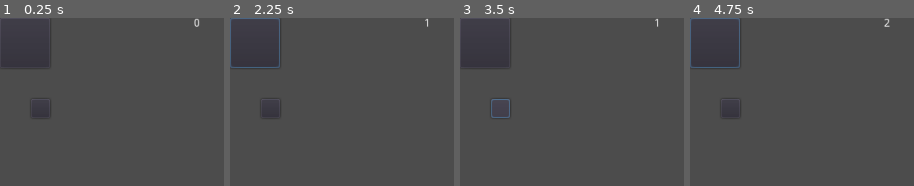
Above: before the commit, frames 1-4 (left to right).
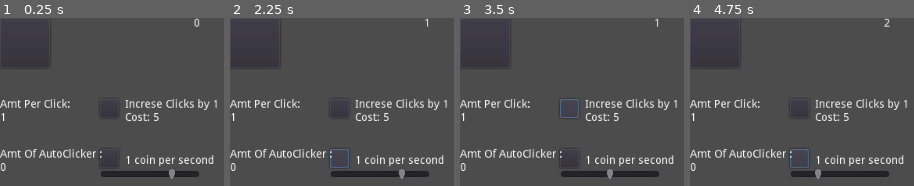
Above: after the commit, the same moments.

Repository: maxuible/clicker_game
Game: Godot game, scene res://main.tscn
The game is run twice, just before and just after one commit, with the same random seed, the same clock (stepped at 60 frames per second) and the same inputs.
Inputs (mouse positions are in pixels of both pictures, inside the frame that each line leads up to; where the layout moved, square brackets give the same spot in the first picture):
- Up to frame 1 (0.25 s): no input
- Up to frame 2 (2.25 s): click (339, 108) [270, 108] at 0.5 s; click (254, 43) at 1.25 s; click (339, 159) at 2.02 s
- Up to frame 3 (3.5 s): click (569, 108) [500, 108] at 2.75 s
- Up to frame 4 (4.75 s): click (714, 43) at 3.5 s; click (799, 159) at 4.27 s

The runs differ from the first frame. In frame 1, 5.9% of the frame differs, in the area x 0-97%, y 48-96%; in frame 2, 6.5%, in the area x 0-97%, y 0-96%; in frame 3, 6.1%; in frame 4, 6.5%.

Commit message:
added auto clicker 1

Diff:
--- a/addClickAddAmtNode.gd
+++ b/addClickAddAmtNode.gd
@@ -1,8 +1,6 @@
 extends Node
 
-
 var clickAddAmt = 1
-
 
 func _on_addClickAddAmtBtn_pressed():
 	if(get_node("..").total >= 5):
--- /dev/null
+++ b/autoClicker1Node.gd
@@ -0,0 +1,22 @@
+extends Node
+
+#var total = get_node("..").total
+
+
+var numOfAutoClickers = 0
+
+func _process(delta):
+	get_node("autoClicker1HSlider").value = get_node("autoClicker1Timer").time_left * 100
+
+
+
+func _on_autoClicker1Button_pressed():
+	if (get_node("..").total >= 10):
+		get_node("..").total -= 10
+		numOfAutoClickers +=1
+		get_node("..").updateDisplay()
+
+
+func _on_autoClicker1Timer_timeout():
+	get_node("..").total += numOfAutoClickers
+	get_node("..").updateDisplay()
--- a/main.gd
+++ b/main.gd
@@ -2,5 +2,12 @@
 
 var total = 0
 
+
+
+func _ready():
+	updateDisplay()
+
 func updateDisplay():
 	get_node("totalDisplayLabel").text = str(total)
+	get_node("addClickAddAmtNode/addClickAddAmtCntLabel").text = "Amt Per Click: \n"+str(get_node("addClickAddAmtNode").clickAddAmt)
+	get_node("autoClicker1Node/amtLabel").text = "Amt Of AutoClicker :\n"+str(get_node("autoClicker1Node").numOfAutoClickers)
--- a/main.tscn
+++ b/main.tscn
@@ -1,7 +1,8 @@
-[gd_scene load_steps=4 format=2]
+[gd_scene load_steps=5 format=2]
 
 [ext_resource path="res://main.gd" type="Script" id=1]
 [ext_resource path="res://addClickAddAmtNode.gd" type="Script" id=2]
+[ext_resource path="res://autoClicker1Node.gd" type="Script" id=3]
 [ext_resource path="res://mainClickerNode.gd" type="Script" id=4]
 
 [node name="main" type="Node2D"]
@@ -18,10 +19,25 @@
 script = ExtResource( 2 )
 
 [node name="addClickAddAmtBtn" type="Button" parent="addClickAddAmtNode"]
-margin_left = 40.0
+margin_left = 128.0
 margin_top = 104.0
-margin_right = 64.0
+margin_right = 152.0
 margin_bottom = 128.0
+
+[node name="addClickAddAmtLabel" type="Label" parent="addClickAddAmtNode"]
+margin_left = 160.0
+margin_top = 104.0
+margin_right = 280.0
+margin_bottom = 136.0
+text = "Increse Clicks by 1
+Cost: 5"
+
+[node name="addClickAddAmtCntLabel" type="Label" parent="addClickAddAmtNode"]
+margin_top = 104.0
+margin_right = 90.0
+margin_bottom = 135.0
+text = "Amt Per Click:
+1"
 
 [node name="mainClickerNode" type="Node" parent="."]
 script = ExtResource( 4 )
@@ -30,5 +46,39 @@
 margin_right = 64.0
 margin_bottom = 64.0
 
+[node name="autoClicker1Node" type="Node" parent="."]
+script = ExtResource( 3 )
+
+[node name="autoClicker1Label" type="Label" parent="autoClicker1Node"]
+margin_left = 160.0
+margin_top = 176.0
+margin_right = 274.0
+margin_bottom = 190.0
+text = "1 coin per second"
+
+[node name="autoClicker1Timer" type="Timer" parent="autoClicker1Node"]
+autostart = true
+
+[node name="autoClicker1HSlider" type="HSlider" parent="autoClicker1Node"]
+margin_left = 128.0
+margin_top = 192.0
+margin_right = 256.0
+margin_bottom = 208.0
+
+[node name="autoClicker1Button" type="Button" parent="autoClicker1Node"]
+margin_left = 128.0
+margin_top = 168.0
+margin_right = 152.0
+margin_bottom = 192.0
+
+[node name="amtLabel" type="Label" parent="autoClicker1Node"]
+margin_top = 168.0
+margin_right = 40.0
+margin_bottom = 182.0
+text = "Amt of autoclickers:
+"
+
 [connection signal="pressed" from="addClickAddAmtNode/addClickAddAmtBtn" to="addClickAddAmtNode" method="_on_addClickAddAmtBtn_pressed"]
 [connection signal="pressed" from="mainClickerNode/mainClickerBtn" to="mainClickerNode" method="_on_mainClickerBtn_pressed"]
+[connection signal="timeout" from="autoClicker1Node/autoClicker1Timer" to="autoClicker1Node" method="_on_autoClicker1Timer_timeout"]
+[connection signal="pressed" from="autoClicker1Node/autoClicker1Button" to="autoClicker1Node" method="_on_autoClicker1Button_pressed"]
--- a/project.godot
+++ b/project.godot
@@ -12,7 +12,14 @@
 
 config/name="clicker_game"
 run/main_scene="res://main.tscn"
+boot_splash/show_image=false
+boot_splash/fullsize=false
+boot_splash/use_filter=false
 config/icon="res://icon.png"
+
+[display]
+
+window/size/resizable=false
 
 [gui]
 
Binary file removed: icon.png
Not shown, removed: icon.png.import
